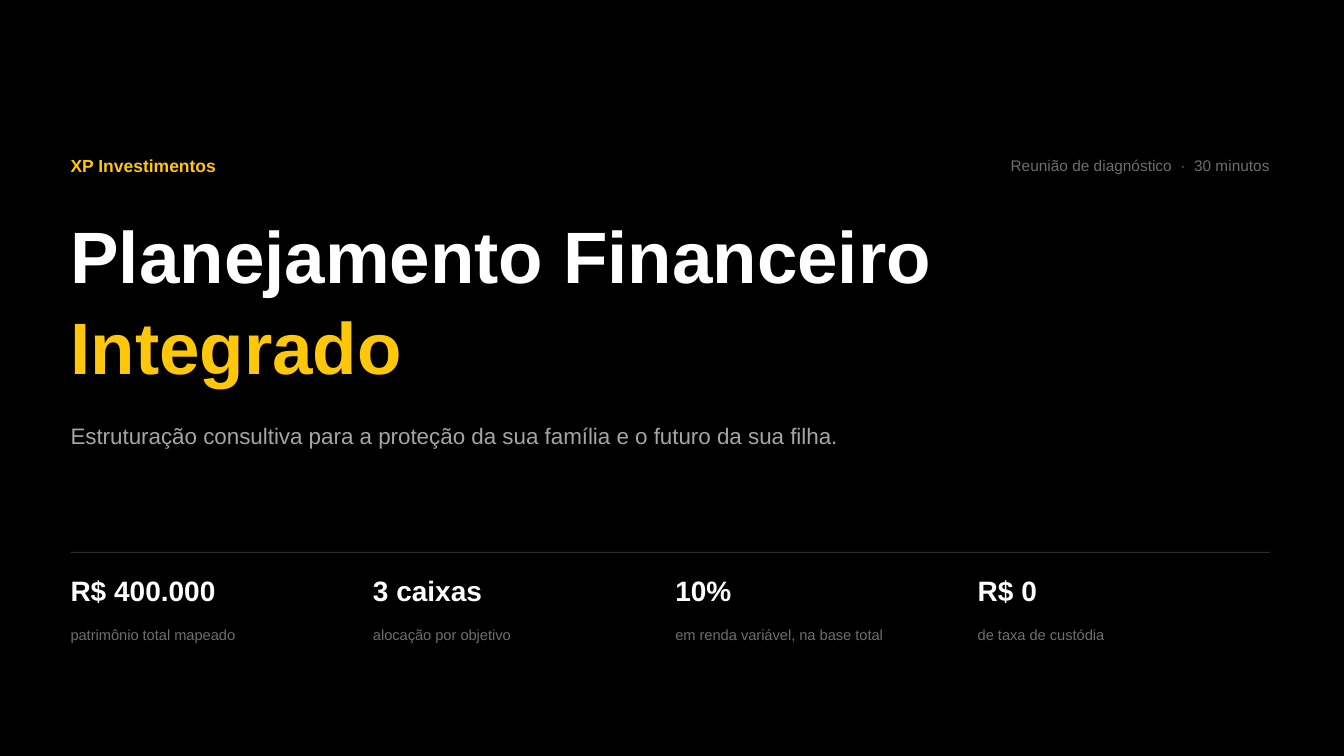
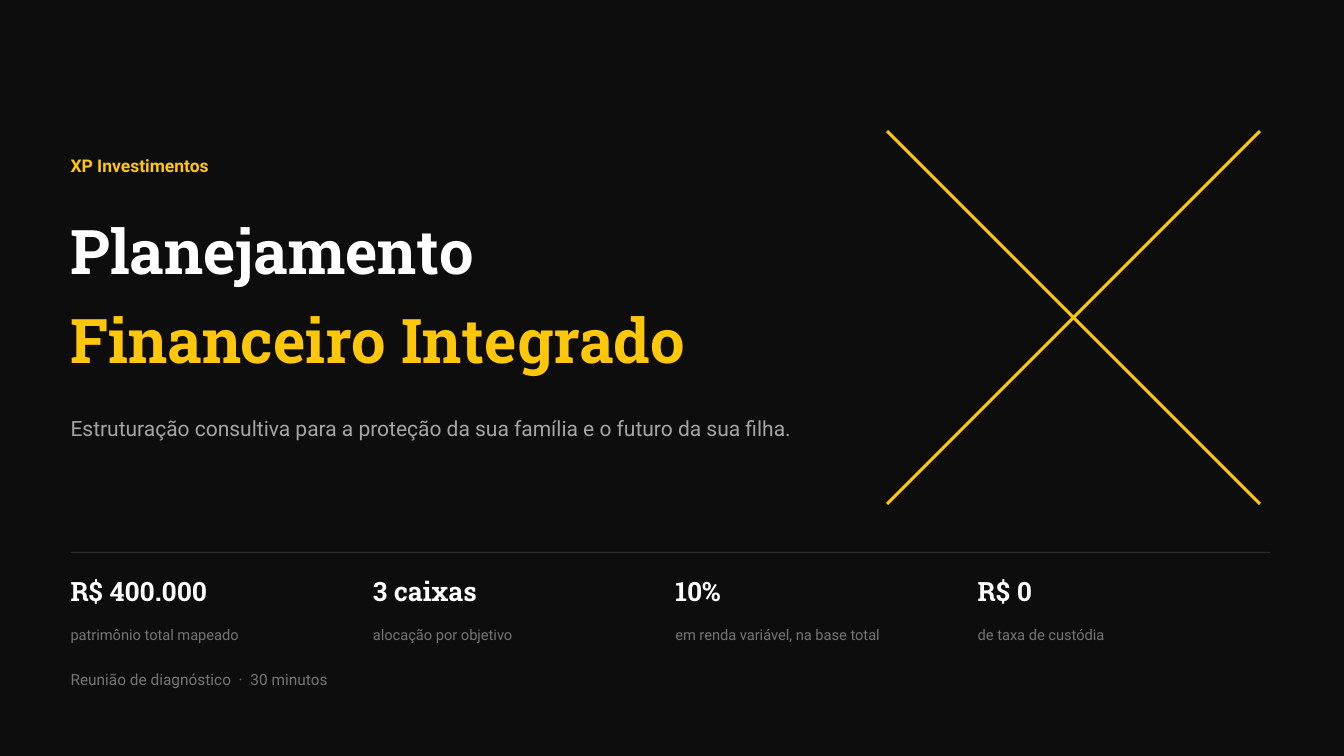
Before and after one commit to Christtiann/dab, a slide deck: slide 1 of deck/Case_XP_Planejamento_Financeiro.pptx. Drawn at 1344x756 pixels with LibreOffice and Linux fonts; fonts in the diff are those of the drawing. Boxes give left, top, right and bottom in pixels: in the first picture for what was removed or moved away, otherwise in the second. Text is boxed around its words. In the diff, an @@ line names an element or a change of style, - is before the commit and + after.

```diff
--- a/deck/Case_XP_Planejamento_Financeiro.pptx
+++ b/deck/Case_XP_Planejamento_Financeiro.pptx
@@ background #000000 to #0D0D0D @@
@@ line added from (887, 131) to (1260, 504), #FFC709 2.25 pt @@
@@ line added from (1260, 131) to (887, 504), #FFC709 2.25 pt @@
@@ text "XP Investimentos" at (71, 159, 208, 172): font Arial to Roboto @@
@@ text at (71, 227, 474, 287): text changed; size 52 to 44 pt; font Arial to Roboto Slab @@
-Planejamento Financeiro
+Planejamento
@@ text at (71, 316, 685, 376): text changed; size 52 to 44 pt; font Arial to Roboto Slab @@
-Integrado
+Financeiro Integrado
@@ text "Estruturação consultiva para a proteção ...": place and size @@
-text "Estruturação consultiva para a proteção ..." at (71, 427, 837, 449)
+text "Estruturação consultiva para a proteção ..." at (71, 420, 790, 441)
@@ text "Estruturação consultiva para a proteção ..." at (71, 420, 790, 441): size 16 to 15 pt, font Arial to Roboto @@
@@ size 20 to 19 pt, font Arial to Roboto Slab in 4 elements at (71, 579, 208, 604), (373, 580, 477, 602), (675, 582, 720, 602), (978, 579, 1032, 604) @@
@@ font Arial to Roboto, text colour #6E6E6E to #757575 in 4 elements at (71, 629, 238, 643), (373, 629, 512, 643), (675, 629, 880, 642), (978, 629, 1104, 640) @@
@@ text "Reunião de diagnóstico · 30 ...": place and size @@
-text "Reunião de diagnóstico · 30 ..." at (1011, 160, 1269, 174)
+text "Reunião de diagnóstico · 30 ..." at (71, 673, 328, 688)
@@ text "Reunião de diagnóstico · 30 ..." at (71, 673, 328, 688): font Arial to Roboto, text colour #6E6E6E to #757575; alignment right to left @@
```
Also in this commit, not shown: 9 other slides changed, 4 other files.
